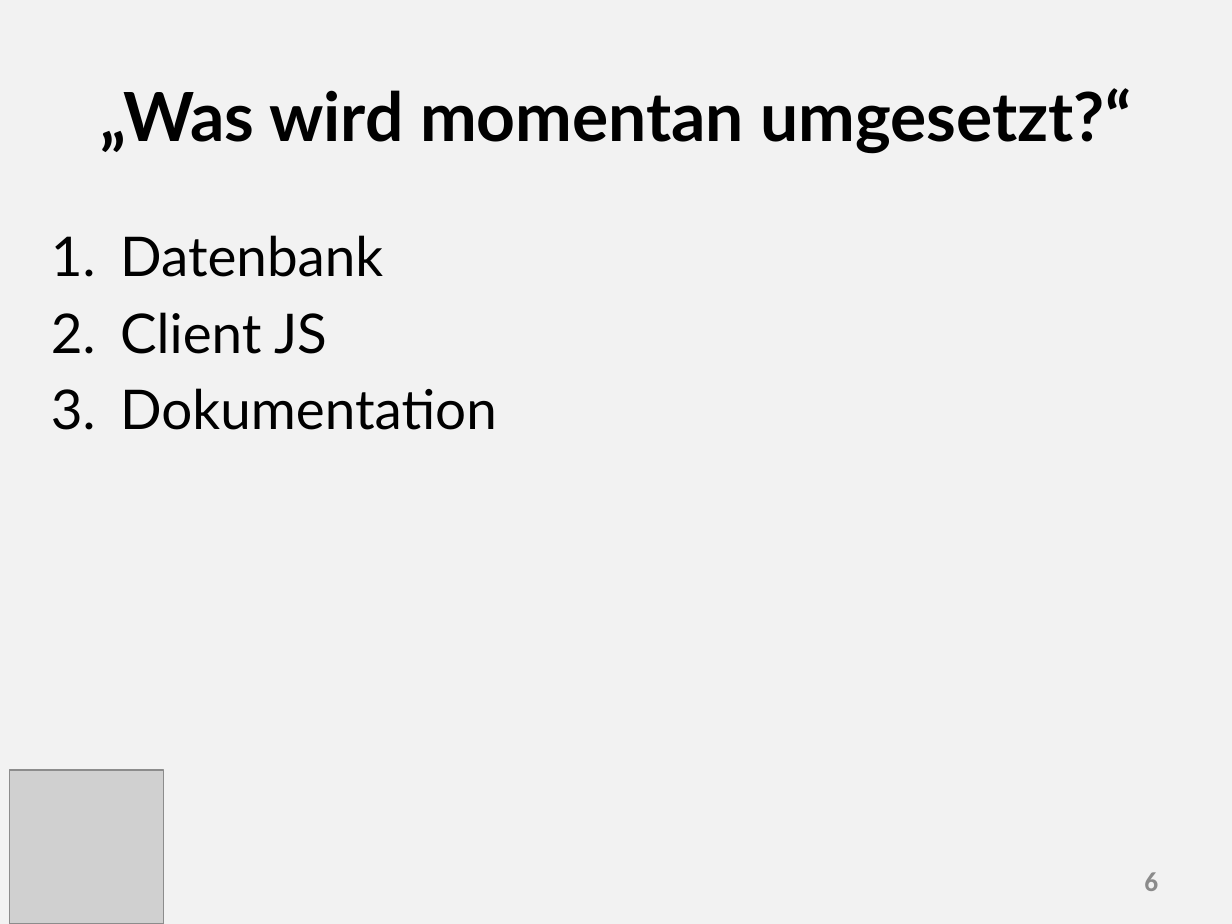
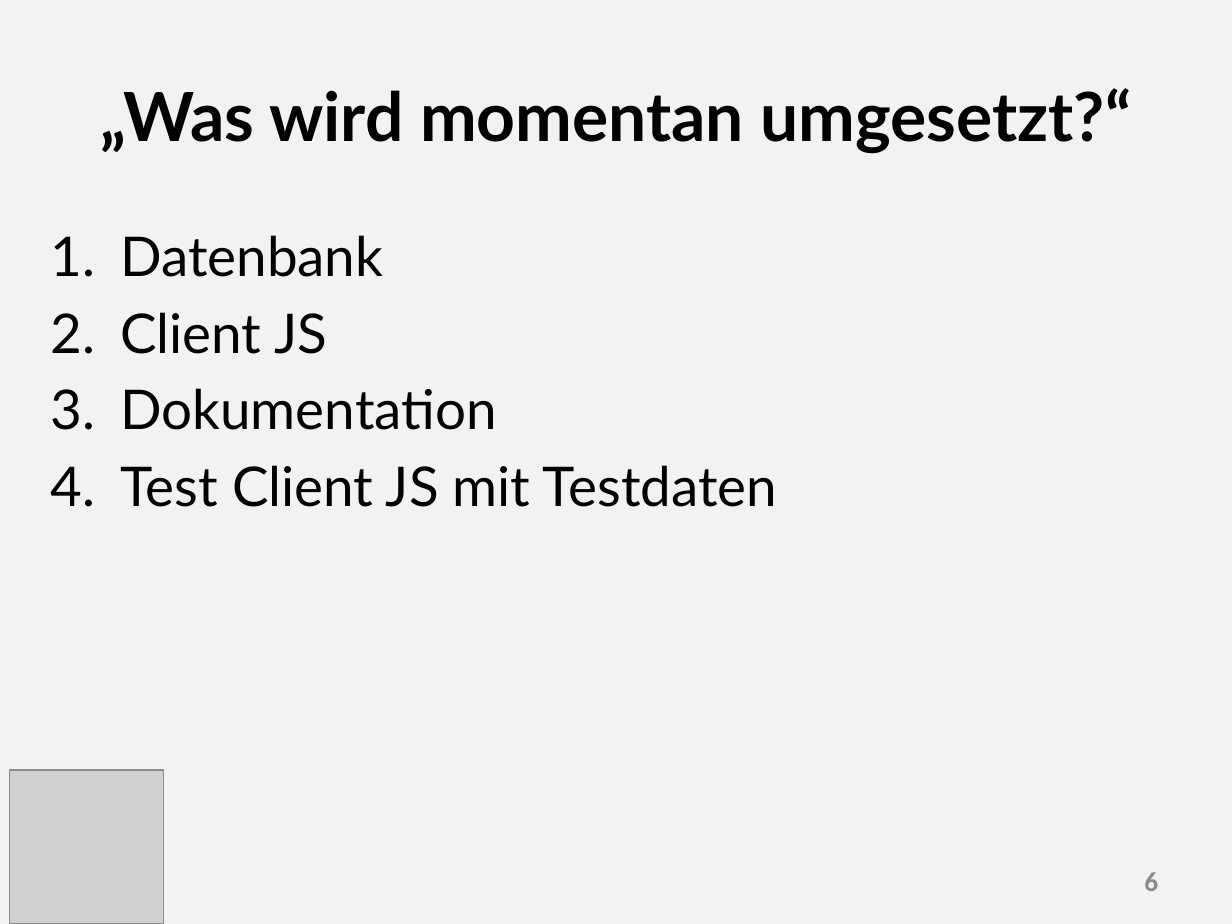
Before and after one commit to valeriapag/E-Mood-Tracker, a slide deck: slide 6 of Doku/Präsentation.pptx. Drawn at 1232x924 pixels with LibreOffice and Linux fonts; fonts in the diff are those of the drawing; grey boxes stand for pictures. Boxes give left, top, right and bottom in pixels: in the first picture for what was removed or moved away, otherwise in the second. Text is boxed around its words. In the diff, an @@ line names an element or a change of style, - is before the commit and + after.

```diff
--- a/Doku/Präsentation.pptx
+++ b/Doku/Präsentation.pptx
@@ text at (120,465,777,507): paragraph added @@
+4. Test Client JS mit Testdaten
```
Also in this commit, not shown: 1 other file.
